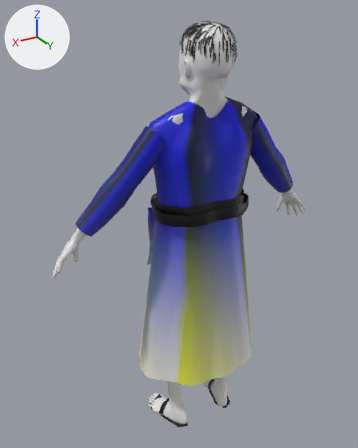
Two versions of the glTF model assets/characters/villagers/reed_b/reed_b_lod1.glb, one commit apart.
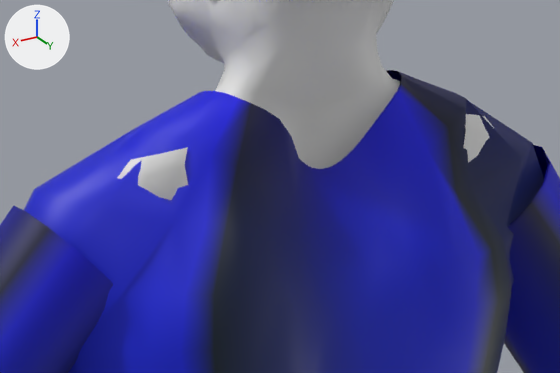
Each version is shown whole from a 50 mm camera at (1.01, 1.511, 1.714) aimed at (0.053, -0.082, 0.917), then close up on the part from 40% to 73% of the width and 18% to 36% of the height. The axes (+X, +Y, +Z) are drawn at upper left. The lights are the same throughout. The first two pictures are the older version. Vertices at exactly the same position are counted once.

The first close-up shows 'Body_lod1', 'Costume_lod1', 'Head_lod1'.
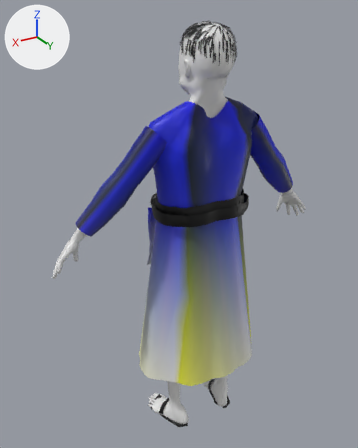
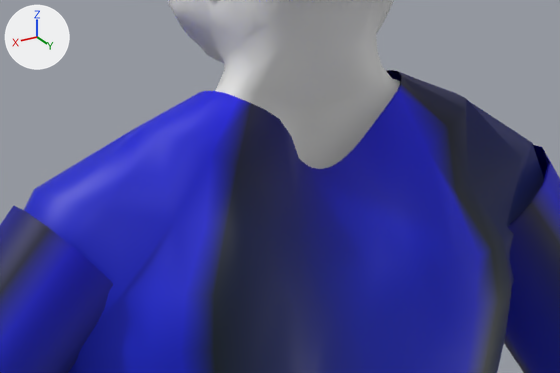
Changed parts and their boxes (x1, y1, x2, y2) in the close-ups (560 x 373 px):
```json
{"object": "Body_lod1", "change": "reshaped", "before": [117, 0, 494, 200], "after": [215, 0, 400, 169]}
{"part": 1, "of": "me_body_001", "change": "deleted", "before": [117, 147, 188, 200]}
{"part": 2, "of": "me_body_001", "change": "deleted", "before": [463, 114, 494, 163]}
```

The change, as JSON lines over the scene's bpy script:
```json
{"block": "me_body_001", "where": "# used by ob_body_lod1; location = (0.0, 0.0, 0.0)"}
{"op": "remove", "block": "me_body_001", "code": "me_body_001.from_pydata(...)  # 1926 vertices, 3608 faces; spans x -0.6..0.6, y -0.18..0.11, z 0.0..1.51"}
{"op": "add", "block": "me_body_001", "code": "me_body_001.from_pydata(...)  # 1902 vertices, 3590 faces; spans x -0.6..0.6, y -0.18..0.11, z 0.0..1.51"}
{"block": "me_body_001", "change": "me_body_001 part 1: the loose piece of 16 vertices spanning x 0.12..0.19, y 0.04..0.06, z 1.33..1.39 is deleted"}
{"block": "me_body_001", "change": "me_body_001 part 2: the loose piece of 15 vertices spanning x -0.19..-0.12, y 0.04..0.06, z 1.33..1.4 is deleted"}
{"block": "me_body_001", "change": "other edits to the shape of me_body_001 do not show in these pictures"}
```
